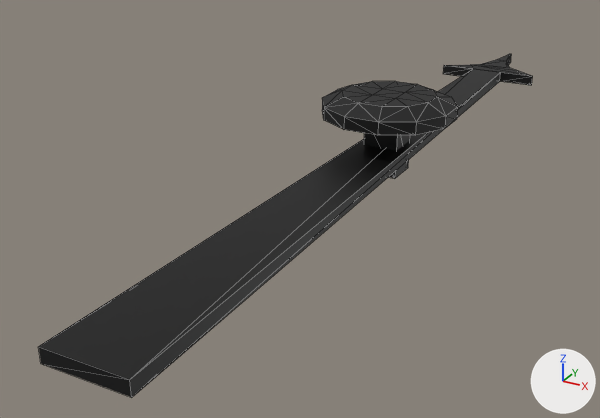
The COLLADA model arithmaurel_3D/modeles_3D/aiguille.dae as it was, and as the next commit left it.
Both versions are drawn from a 50 mm camera at (1.6, -5.32, 1.34) aimed at (-0.36, -1.76, -0.44). Lighting does not change. The marker at lower right points along +X, +Y and +Z. Mesh edges are drawn as thin lines. Where no turn or scale is listed for an object, it has been applied to the vertices.

Objects in the first picture: 'Cylinder', 'fleche'.
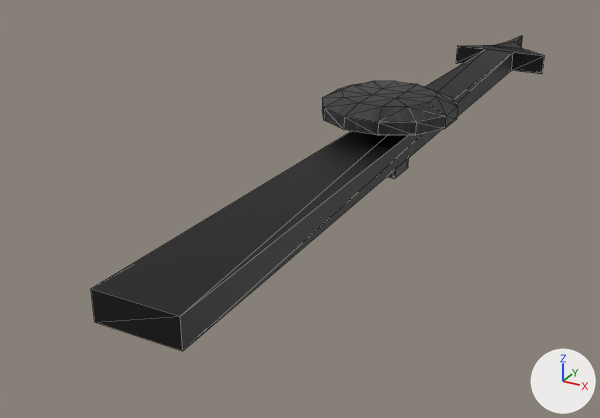
The newer file is also turned or shifted as a whole; pictures and numbers use the older file's frame.

Changed parts and their boxes (x1, y1, x2, y2) in the pictures (600 x 418 px; the box of a moved part takes in the faces that stretch with it):
'fleche.001', added (black): after (91, 36, 545, 351)
'fleche', deleted (black): before (38, 54, 533, 397)
part 1 of me_cylinder_004, moved or reshaped: (322, 90, 458, 122) in both
part 2 of me_cylinder_004, recoloured (black to grey): (322, 81, 458, 178) in both

Patch to the scene script:
```diff
--- a/arithmaurel_3D/modeles_3D/aiguille.dae.py
+++ b/arithmaurel_3D/modeles_3D/aiguille.dae.py
@@ img_texturemetal_jpg @@
+img_texturemetal_jpg = load_image('texturemetal.jpg', 'texturemetal.jpg', 710, 444, 'sRGB')
@@ mat_material @@
+mat_material = principled_material('Material')
+mat_material.texture = img_texturemetal_jpg
@@ me_cylinder_004 @@
 me_cylinder_004.from_pydata(...)  # 48 vertices, 92 faces; spans x -2.337..-1.661, y -0.986..-0.31, z -0.25..0.17
 # used by ob_cylinder; location = (2.0, -0.829, 0.0)
+# me_cylinder_004 part 1
+# 16 faces are deleted
+# 16 new faces join them
+# me_cylinder_004 part 2: 76 faces spanning x -2.337..-1.661, y -0.986..-0.31, z -0.25..0.17 switch from mat_material_001 (black #000000) to mat_material (picture img_texturemetal_jpg)
@@ me_cube_001 @@
+me_cube_001.from_pydata(...)  # 28 vertices, 52 faces; spans x -0.31..0.32, y -2.07..2.55, z -0.04..0.08
+me_cube_001.materials.append(mat_material_001)  # black #000000
@@ ob_fleche @@
-ob_fleche = bpy.data.objects.new('fleche', me_cube)
-ob_fleche.location = (6.071, -3.214, 0.353)
@@ ob_fleche_001 @@
+ob_fleche_001 = bpy.data.objects.new('fleche.001', me_cube_001)
+ob_fleche_001.location = (0.01, -1.475, -0.091)
```
